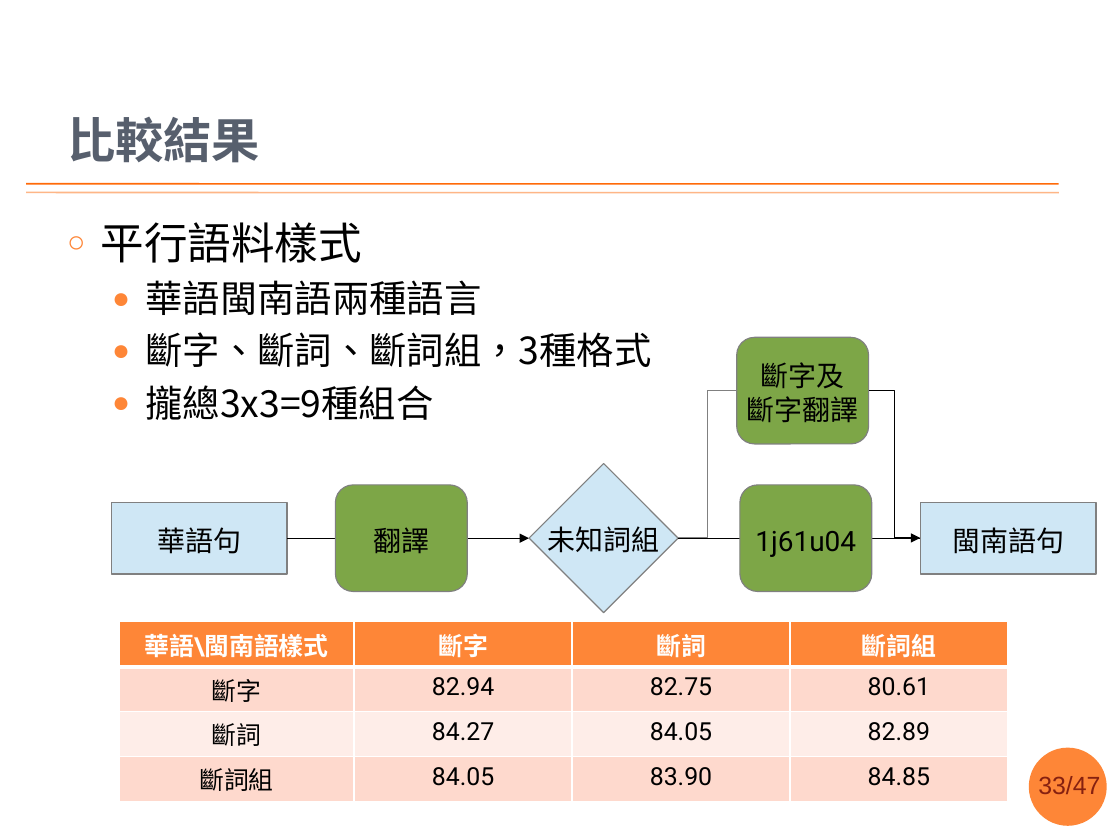
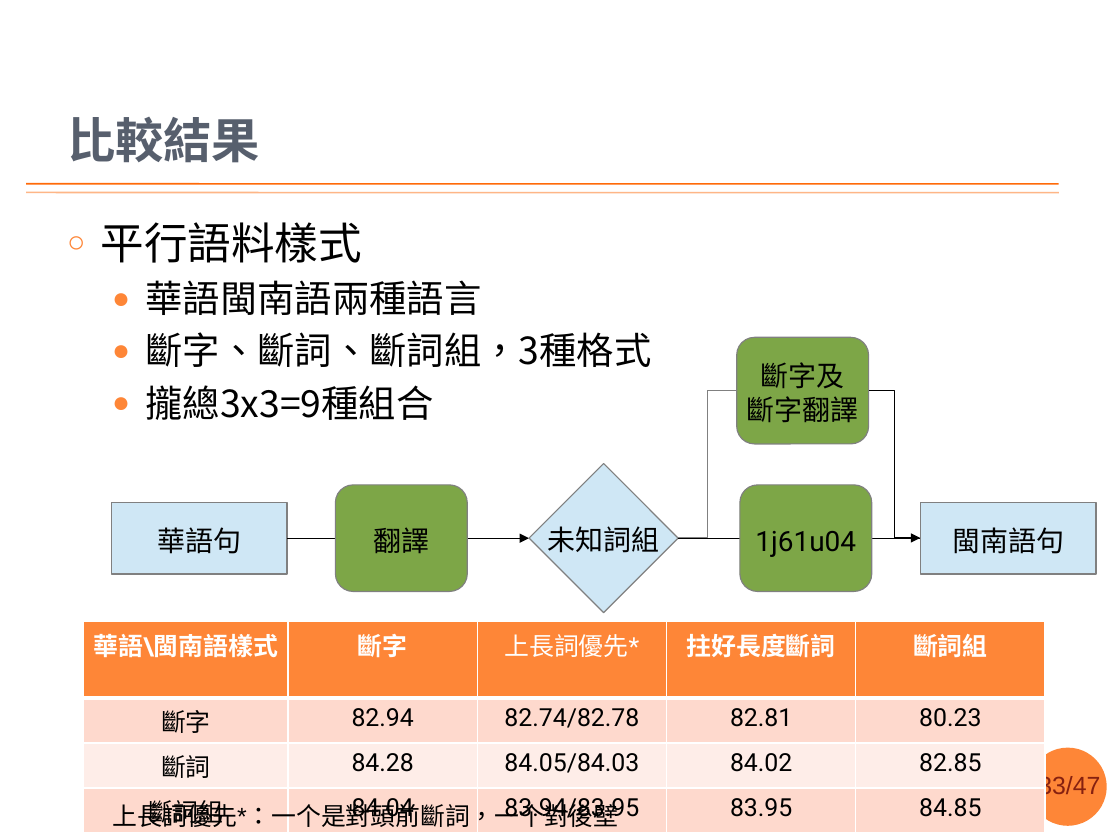
Before and after one commit to sih4sing5hong5/po3-ko3_tau5-iann2-phinn3, a slide deck: slide 33 of 翻譯報告.pptx. Drawn at 1120x840 pixels with LibreOffice and Linux fonts; fonts in the diff are those of the drawing; background and template pictures are left out. Boxes give left, top, right and bottom in pixels: in the first picture for what was removed or moved away, otherwise in the second. Text is boxed around its words. In the diff, an @@ line names an element or a change of style, - is before the commit and + after.

Commit message:
加上長詞優先的分數 丞宏

```diff
--- a/翻譯報告.pptx
+++ b/翻譯報告.pptx
@@ table at bbox=[84, 622, 1045, 832] @@
-column 2: 斷字 | 82.94 | 84.27 | 84.05
-column 3: 斷詞 | 82.75 | 84.05 | 83.90
-column 4: 斷詞組 | 80.61 | 82.89 | 84.85
+column 2: 斷字 | 82.94 | 84.28 | 84.04
+column 3: 上長詞優先* | 82.74/82.78 | 84.05/84.03 | 83.94/83.95
+column 4: 拄好長度斷詞 | 82.81 | 84.02 | 83.95
+column 5: 斷詞組 | 80.23 | 82.85 | 84.85
@@ table: place and size @@
-table at bbox=[119, 622, 1007, 797]
+table at bbox=[84, 622, 1045, 832]
@@ text added at bbox=[113, 799, 619, 831], 16 pt, text #000000 @@
+上長詞優先*：一个是對頭前斷詞，一个對後壁
```
Also in this commit, not shown: 1 other slide changed.
